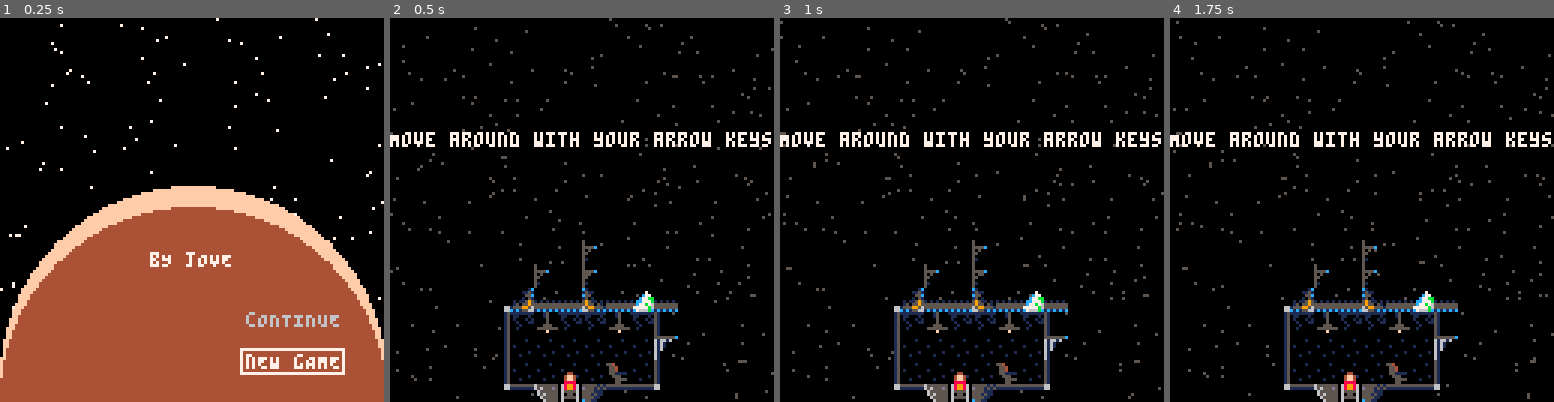
Above: before the commit, frames 1-4 (left to right).
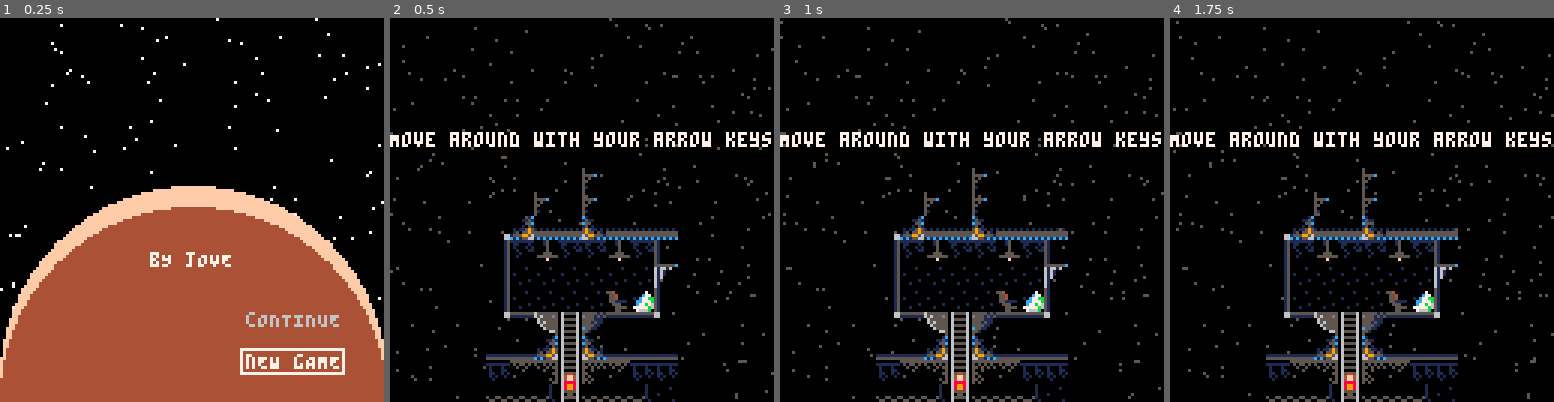
Above: after the commit, the same moments.

Repository: Sewerbird/ByJove
Game: PICO-8 cartridge byjove.p8
Same seed, same stepped clock (60 frames per second), same inputs: the game is played once before the commit and once after it.
Inputs:
- Up to frame 1 (0.25 s): no input
- Up to frame 2 (0.5 s): tap X (X key) at 0.33 s
- Up to frame 3 (1 s): tap O (Z key) at 0.7 s
- Up to frame 4 (1.75 s): tap X (X key) at 1.07 s; hold Right from 1.6 s (still down); tap O (Z key) at 1.7 s

Frame 1 is identical in both runs. In frame 2, 9.8% of the frame differs, in the area x 25-75%, y 39-100%; in frame 3, 9.9%; in frame 4, 9.9%.

Commit message:
Walking around basically works. Need sprite collision

Diff:
--- a/adv_micro_platformer.lua
+++ b/adv_micro_platformer.lua
@@ -66,6 +66,7 @@
             slide= { ticks=1, frames={164,165,166,167,168,169,170,171}},
             jump = { ticks=1, frames={141}},
             climb = { ticks=2, frames={144,145,146,147}},
+            hold = {ticks=1, frames={145}},
 
             prone = { ticks=1, frames={32}},
             crouching = { ticks=1, frames={51}},
@@ -167,11 +168,9 @@
                    self.dy=0
                    self.y+=1
                    collide_roof(self)
-                 --elseif btn(5) then--X button: trying to jump off
-                   --TODO doesn't allow jumping off ladder atm
-                   --self.climbing = false
                  else
                    printh("holding")
+                   self:set_anim("hold")
                    --move in y
                    self.dy=0
                    self.y+=0
@@ -204,8 +203,8 @@
                    self.grounded=false
                    self.airtime+=1
                elseif not collide_floor(self) and self.nexting then
-                 self:set_anim("stand")
                  self.grounded=false
+                 if sqrt(self.dx*self.dx) < 0.1 then self:set_anim("stand") end
                  self.airtime+=1
                  collide_floor(self)
                end
--- a/byjove.p8
+++ b/byjove.p8
@@ -49,14 +49,14 @@
 50500000000000000000005550500055001000000550055001eeee10010100100510401500677776ccc9accc788870007676667755050000038b3b3000076000
 55000000000000000000050555000505050000005005500501eeee100010000005504055006777760ccaccc0778770807777777705555011003b3bb900076000
 50500000500000050000005550000055500000000550055001eeee1000000000000000000006666600accc00777770c000000000005000100009000000076000
-50500000000000000000050550000005005555000000000001eeee10eeeeeeee10c000000000000000000c010000000000000000000000000000000000033000
-55005000500000000000005500000000005ee5000000000001eeee10eeeeeeeee1000000000000000000001e0000000000000000000000000000000004033040
-5050000000000500000005050000000005eeee500000000001eeee10eeeeeeeeee11110000000000001111ee0000000000000000000000000000000000455400
-5500000000000000000000050000000051eeee155000000555eeee55eeeeeeeeeee100c0000000000c001eee0000000000000000000000000000000005555550
-505000000000000000050055000005000ceeeec0055555500ceeeec0eeeeeeeeeeee1000000000000001eeee0000000000000000000000000000000003555530
-5505005005050505505005050000000051eeee155010010555555555eeeeeeeeeeeee10000000000001eeeee0000000000000000000000000000000003099030
-50500505505050500505500500000000011111100010010001111110eeeeeeeeeeeeee100000000001eeeeee0000000000000000000000000000000000099000
-55555555555555555555555550000005000000000010010000055000eeeeeeeeeeeeeee1000000001eeeeeee0000000000000000000000000000000000099000
+50500000000000000000050550000005005555000000000001eeee10eeeeeeee10c000000000000000000c010000001cc1000000000000000000000000033000
+55005000500000000000005500000000005ee5000000000001eeee10eeeeeeeee1000000000000000000001e0000001cc1000000000000000000000004033040
+5050000000000500000005050000000005eeee500000000001eeee10eeeeeeeeee11110000000000001111ee0000001cc1000000000000000000000000455400
+5500000000000000000000050000000051eeee155000000555eeee55eeeeeeeeeee100c0000000000c001eee0000001cc1000000000000000000000005555550
+505000000000000000050055000005000ceeeec0055555500ceeeec0eeeeeeeeeeee1000000000000001eeee0000001cc1000000000000000000000003555530
+5505005005050505505005050000000051eeee155010010555555555eeeeeeeeeeeee10000000000001eeeee0000001cc1000000000000000000000003099030
+50500505505050500505500500000000011111100010010001111110eeeeeeeeeeeeee100000000001eeeeee0000001cc1000000000000000000000000099000
+55555555555555555555555550000005000000000010010000055000eeeeeeeeeeeeeee1000000001eeeeeee0000001cc1000000000000000000000000099000
 00000a9a9a9a9a9a9a955560eeeeeeeeeeeeeeee66551c1c55555555c1c15566099999999999999066551c1c1c1c556600000555ddd000000000000000000000
 000000555555555555600060eeeeeeeeeeeeeeee65995551111111111555995605000009005005606599555555559956000555d5555770000000066777700000
 010000500100010005655560eeeeeeeeeeeeeeee5955e51eeeeeeeeee15e55950500000000050560595555555555559500555655d55557000006667777777000
@@ -122,23 +122,23 @@
 008868600088686000d8686000d8606000d05500000d50000055d0000050d0000005dd000050d000000d500000d050000dd055000dd050000dd5000600550056
 ddd55800ddd55800dd0550000dd050000d00050000d050000050d0000500d00000500d000050d00000d050000d00500000000500000550000550000005000000
 __gff__
-0000000000040000000000000000000001010101000000000000000000000000010101010000000000000000000000000101010100000000000000000000000000020601010101010000010100000000000004010101010101000101000000000000000000010101000101010000000000000000000101010000010100000000
+0000000000040000000000000000000001010101000000000000000000000000010101010000000000000000000000000101010100000000000000010100000000020601010101010000010100000000000004010101010101000101000000000000000000010101000101010000000000000000000101010000010100000000
 0000000000000000000000000000000000000000000000000000000000000000000000000000000000000000000000000000000000000000000000000000000000000000000000000000000000000000000000000000000000000000000000000000000000000000000000000000000000000000000000000000000000000000
 __map__
 3331313131313331313131313114010101000101010101010101010101010101010101010101010101010101010101013737373737373737203331313131312137373737373737370101010000000000000000000000000000000000000000000000000000000000000000000000000000000000000000000000000000000000
 2201010301012327272727272701010101140101010101010101010101010101333131313131010101010101010101013737375837373737303201010101012037373737583737370101010100000000000000000000000000000000000000000000000000000000000000000000000000000000000000000000000000000000
-2239060606392301010101010101010101203331313131333331313131330101222727272727200101010101010101213758375837373737010101010101012037375837583737370101010100000000000000000000000000000000000000000000000000000000000000000000000000000000000000000000000000000000
-221404040415230101011601010101010120220103010120220101030120010122272727272730010101313131313121677b7b657b7b7b37063406340634062043677b7b657b7b7b0101010100000000000000000000000000000000000000000000000000000000000000000000000000000000000000000000000000000000
-3311111111052201160126011601010101202227272727202227272727200101221404040415012033222727032727207676767676765537333535353535012057740374740374550101010100000000000000000000000000000000000000000000000000000000000000000000000000000000000000000000000000000000
+22390606063923010101010101010101012033313131313333313131313301012227272727272001010101010101012137583758373737373c0101010101012037375837583737370101010100000000000000000000000000000000000000000000000000000000000000000000000000000000000000000000000000000000
+221404040415230101011601010101010120220103010120220101030120010122272727272730010101313131313121677b7b657b7b7b373c3406340634062043677b7b657b7b7b0101010100000000000000000000000000000000000000000000000000000000000000000000000000000000000000000000000000000000
+33111111110522011601260116010101012022272727272022272727272001012214040404150120332227270327272076767676767655373c3535353535012057740374740374550101010100000000000000000000000000000000000000000000000000000000000000000000000000000000000000000000000000000000
 3333330101052201261626162601010101202217181819202217181819200101011111111112053031323928282839207171717171716937101111111112052057727272727272690101010100000000000000000000000000000000000000000000000000000000000000000000000000000000000000000000000000000000
 3331313131053201262626262601010101203311120510333312051011200101010101010122050101011a1b1b1b1c207676767676765537200101010122052057727272726272550101010100000000000000000000000000000000000000000000000000000000000000000000000000000000000000000000000000000000
 2234343434053406363636363606060606303333220520343422052033200101010101010101111205101111111111214675767746465437200101010122052053467505774646540100000000000000000000000000435800000000000000000000000000000000000000000000000000000000000000000000000000000000
 2235353535053535353535353535353535141501010514010115050101200101013131313121212205202131313131211111111111111313313131313122052066666705656666666666666666666666666666666666675801010101010000000000000000000000000000000000000000000000000000000000000000000000
 3305111111111113131313131313131313131313131111111111111111330101222703032720213205302216161616203331313131220116011601160123052027111205101127274849747474747474747474747272726901010101950000000000000000000000000000000000000000000000000000000000000000000000
-2105213333332227032727272727272727272727272001010101010101010101222727272730320305032336363636202227032727231626162616261623052018181905181819727259517272517272727272727272685501010101950000000000000000000000000000000000000000000000000000000000000000000000
-21053333313132160116011601160116011601160120010101010101010101012217181818190404050404171818192022060606062336363636363636030520127a7a7a7a4b42724060614240414142404141427272785501010101010000000000000000000000000000000000000000000000000000000000000000000000
-2105333227272736343634363436343634363436342001010101010101010101011111111111111205101313131313212204040404010101010101040404052022727272725b527250707152507251525072725240424a5501010101950000000000000000000000000000000000000000000000000000000000000000000000
-330501010101010404043333213a677b7b657b7b7b2001010101010101010101010101313131212205230116011601202111111111120510111111111111112122063434066b527240606142406061424041414250525a5501010101950000000000000000000000000000000000000000000000000000000000000000000000
+21052133333322270327273c2727272727272727272001010101010101010101222727272730320305032336363636202227032727231626162616261623052018181905181819727259517272517272727272727272685501010101950000000000000000000000000000000000000000000000000000000000000000000000
+210533333131321601163b1601160116011601160120010101010101010101012217181818190404050404171818192022060606062336363636363636030520127a7a7a7a4b42724060614240414142404141427272785501010101010000000000000000000000000000000000000000000000000000000000000000000000
+210533322727273634363b363436343634363436342001010101010101010101011111111111111205101313131313212204040404010101010101040404052022727272725b527250707152507251525072725240424a5501010101950000000000000000000000000000000000000000000000000000000000000000000000
+330501010101010404043b39213a677b7b657b7b7b2001010101010101010101010101313131212205230116011601202111111111120510111111111111112122063434066b527240606142406061424041414250525a5501010101950000000000000000000000000000000000000000000000000000000000000000000000
 3313131313131313131112213a377676767676765520010101010101010101010101223434343032052334363436342033313131312205200101011601010101221715151978525950707152507071525072725250525a5501010101010000000000000000000000000000000000000000000000000000000000000000000000
 32272727272727272720323a373771717171717169200101010101010101010101012201010101010501353535353520222727272723052301011626160101214c767676767676764646464646464646464646464646475401010101010000000000000000000000000000000000000000000000000000000000000000000000
 2131313101010101220101153131311401010101010101010101010101010120010133111205101313131313131313212201010101230523010136363601012056565656565856560101010101010101010101010101010101010101010000000000000000000000000000000000000000000000000000000000000000000000
@@ -146,13 +146,13 @@
 2201010120012201010404043535353910131313111313131201010101010120010101012205230606060606060606200101012205230523391a1b1b1b1c392001636473010101580100000000000000000000000000000000000000000000000000000000000000000000000000000000000000000000000000000000000000
 22051313313132052327272712051001232727272327272723010101010101200101010122050101010101010101012001010122050105011a1b1b1b1b1b1c2001730101010101010100000000000000000000000000000000000000000000000000000000000000000000000000000000000000000000000000000000000000
 2205010101010105230101012205200123171819231718192301010101010120010101012113131313131313111105200101010111110510111111111111112101010101000000000000000000000000000000000000000000000000000000000000000000000000000000000000000000000000000000000000000000000000
-0111111111111111220606062205200620120510211205102206060606060620010101013001322727272727303205200101010101220520010101010101010101010101000000000000000000000000000000000000000000000000000000000000000000000000000000000000000000000000000000000000000000000000
-0101010101010101220101010105010101010501010105010101010101010120010101010123010101343434343405200101010101220520010101010101010101010101000000000000000000000000000000000000000000000000000000000000000000000000000000000000000000000000000000000000000000000000
-2131313131313131220510111111111111111111111111111111111111111121161616160101010133010101010105200101010101220520010101010101010101010101000000000000000000000000000000000000000000000000000000000000000000000000000000000000000000000000000000000000000000000000
+0111111111111111220606062205200620120510211205102206060606060620010101013001323b27272727303205200101010101220520010101010101010101010101000000000000000000000000000000000000000000000000000000000000000000000000000000000000000000000000000000000000000000000000
+010101010101010122010101010501010101050101010501010101010101012001010101012301013c343434343405200101010101220520010101010101010101010101000000000000000000000000000000000000000000000000000000000000000000000000000000000000000000000000000000000000000000000000
+213131313131313122051011111111111111111111111111111111111111112116161616010101013c010101010105200101010101220520010101010101010101010101000000000000000000000000000000000000000000000000000000000000000000000000000000000000000000000000000000000000000000000000
 2227031603160327230520313131313131313131313131310101010101010101343634363401010110111111111111010101010101010101010101010101010101010101000000000000000000000000000000000000000000000000000000000000000000000000000000000000000000000000000000000000000000000000
-2201343634363401230523010101010101013a37375837373001010101010101373737583738010130010101010101010101010101010101010101010101010101010101000000000000000000000000000000000000000000000000000000000000000000000000000000000000000000000000000000000000000000000000
-22392828282828012305233434343434013a3758375837373730010101010101375837583737380101300101010101010101010001010101010101010101010101010101010101000000000000000000000000000000000000000000000000000000000000000000000000000000000000000000000000000000000000000000
-221a1b1b1b1b1b1c01050101010101333a43677b7b657b7b7b37300101010101677b7b657b7b7b3801013001010101010101010101010101010101010101010101010101010101000000000000000000000000000000000000000000000000000000000000000000000000000000000000000000000000000000000000000000
+220134363436340123052327272727273c013a37375837373001010101010101373737583738010130010101010101010101010101010101010101010101010101010101000000000000000000000000000000000000000000000000000000000000000000000000000000000000000000000000000000000000000000000000
+2239282828282801230523343434343b013a3758375837373730010101010101375837583737380101300101010101010101010001010101010101010101010101010101010101000000000000000000000000000000000000000000000000000000000000000000000000000000000000000000000000000000000000000000
+221a1b1b1b1b1b1c010501010101013b3a43677b7b657b7b7b37300101010101677b7b657b7b7b3801013001010101010101010101010101010101010101010101010101010101000000000000000000000000000000000000000000000000000000000000000000000000000000000000000000000000000000000000000000
 2111111111111111111111111111111237577676767676765537373001010101767676767676553738010120010101010101010101010101010101010101010101010101010101000000000000000000000000000000000000000000000000000000000000000000000000000000000000000000000000000000000000000000
 0101010101010101010101010101303237577171717171716937373730010101717171717171693737010120010101010101010101010101010101010101010101010101010101000000000000000000000000000000000000000000000000000000000000000000000000000000000000000000000000000000000000000000
 01010101010101010101010101013a3737577676767676765537373737300101767676767676553737010120010101010101010101010101010101010101010101010101010101000000000000000000000000000000000000000000000000000000000000000000000000000000000000000000000000000000000000000000
--- a/ui.lua
+++ b/ui.lua
@@ -74,7 +74,7 @@
     planet_europa = {s_circle=true,r=10,down="planet_ganymede",up="planet_io",x=planets.europa.x,y=planets.europa.y,sprite=planets.europa.sprite_id,text='europa',at_y=12,s_w=2,s_h=2,c_ba=12,w=16,h=16,execute=ask_travel('station_europa')},
     planet_ganymede = {s_circle=true,r=10,up="planet_europa",down="planet_callisto",x=planets.ganymede.x,y=planets.ganymede.y,sprite=planets.ganymede.sprite_id,text='ganymede',at_y=12,s_w=2,s_h=2,c_ba=12,w=16,h=16,execute=ask_travel('station_ganymede')},
     planet_callisto = {s_circle=true,r=10,up="planet_ganymede",x=planets.callisto.x,y=planets.callisto.y,sprite=planets.callisto.sprite_id,text='callisto',at_y=12,s_w=2,s_h=2,c_ba=12,w=16,h=16,execute=ask_travel('station_callisto')},
-    ur_here = {sprite=112,x=planet.x+20,y=planet.y+8,at_x=10,at_y=8,c_t=11,text="yOU ARE\nhERE",t_center=false},
+    ur_here = {sprite=41,x=planet.x+20,y=planet.y+8,at_x=10,at_y=8,c_t=11,text="yOU ARE\nhERE",t_center=false},
   })
   slf._splats[slf._current_splat].active = true
   return slf
@@ -376,7 +376,7 @@
     end
     palt(0,false)
     palt(14,true)
-    map(64,0,32,42-40+64,8,8)
+    map(64,0,32,42-40+40,8,12)
     pal()
   end
   slf.update = function(me)
